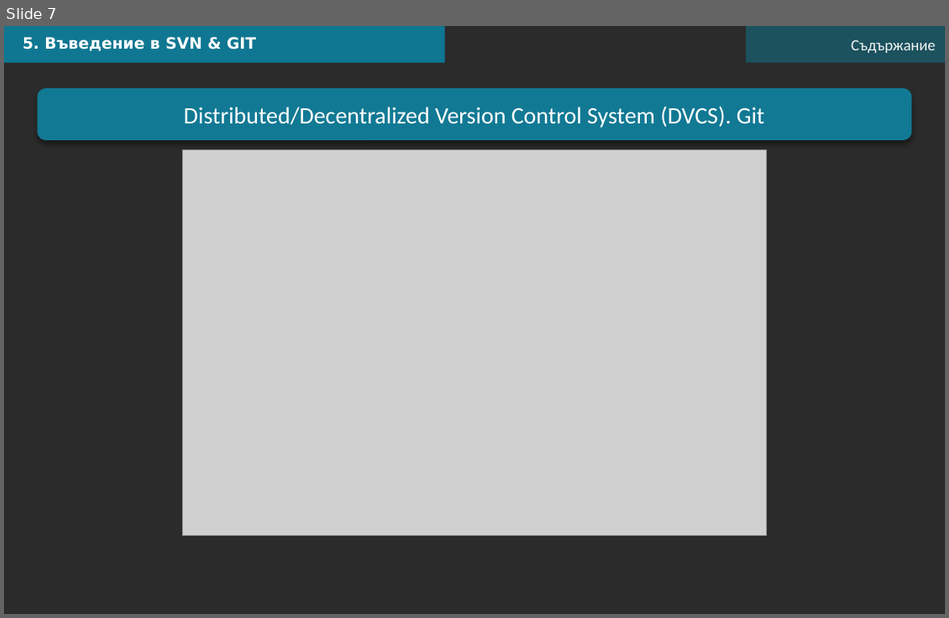
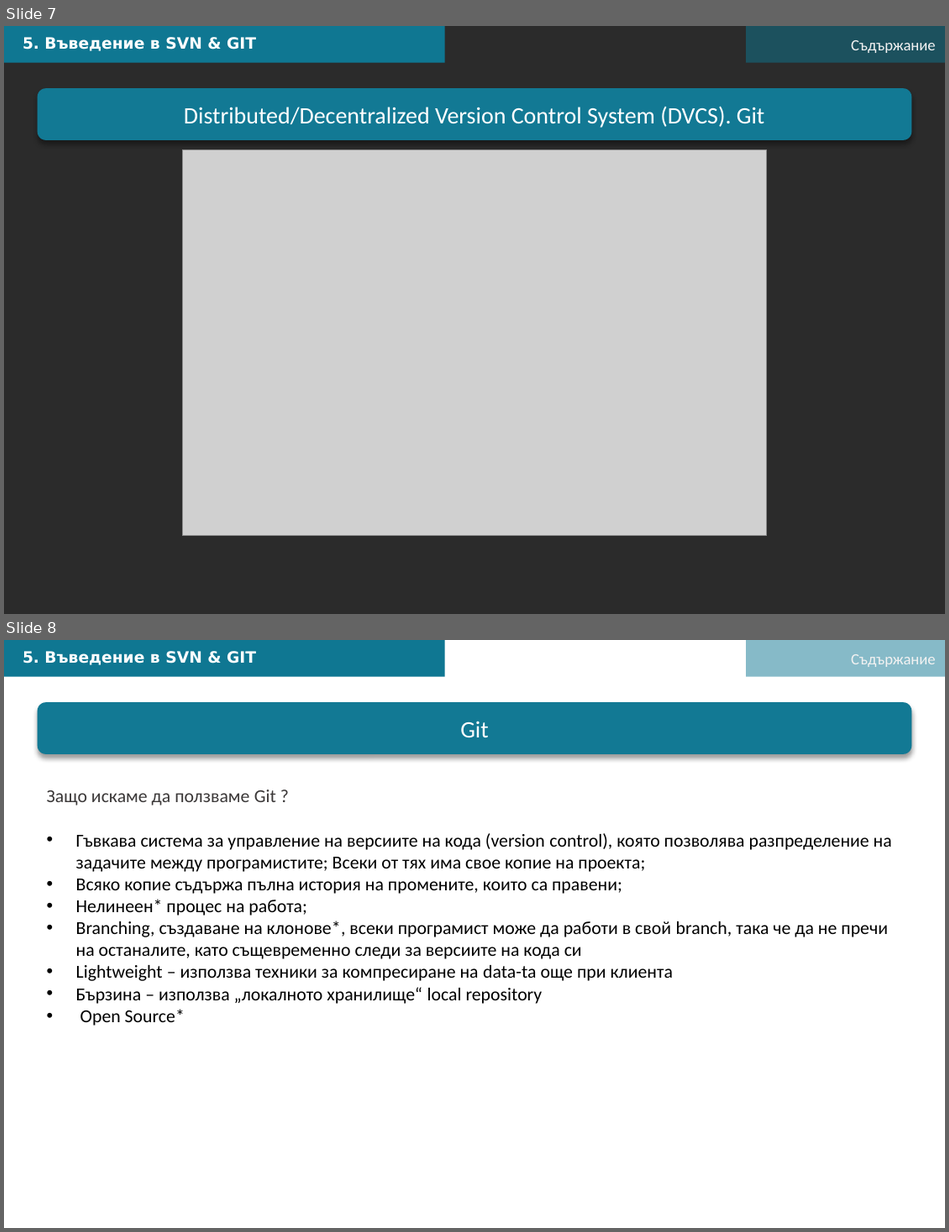
Before and after one commit to DNinev/swiftFE_v1, a slide deck: L4/FE-L4-May-08.pptx. Shown one above the other, each under a label of ours: slide 7 before the commit, slides 7 and 8 after it. The pictures are 949x618 and 949x1232 pixels, drawn with LibreOffice and Linux fonts; fonts in the diff are those of the drawing; grey boxes stand for pictures; background and template pictures are left out; a plain dark background stands for a picture behind light text. Boxes give left, top, right and bottom in pixels: in the first picture for what was removed or moved away, otherwise in the second. Text is boxed around its words. In the diff, an @@ line names an element or a change of style, - is before the commit and + after.

```diff
--- a/L4/FE-L4-May-08.pptx
+++ b/L4/FE-L4-May-08.pptx
@@ slide 8 added at box(4, 640, 945, 1228), background picture (left out) @@
@@ rectangle added at box(4, 640, 445, 677), fill #0F7792 @@
@@ text added at box(22, 651, 256, 665), 12 pt, text #FFFFFF, bold @@
+5. Въведение в SVN & GIT
@@ rectangle added at box(747, 640, 945, 677), fill #0F7792 at 50% opacity @@
@@ text added at box(851, 654, 936, 667), 12 pt, text #F2F2F2 @@
+Съдържание
@@ rounded rectangle added at box(37, 702, 911, 754), fill #127994, 18 pt, text #FFFFFF @@
+Git
@@ text added at box(47, 790, 892, 1026), 14 pt, text #000000 @@
+Защо искаме да ползваме Git ?
+• Гъвкава система за управление на версиите на кода (version control), която позволява разпределение на задачите между програмистите; Всеки от тях има свое копие на проекта;
+• Всяко копие съдържа пълна история на промените, които са правени;
+• Нелинеен* процес на работа;
+• Branching, създаване на клонове*, всеки програмист може да работи в свой branch, така че да не пречи на останалите, като същевременно следи за версиите на кода си
+• Lightweight – използва техники за компресиране на data-ta още при клиента
+• Бързина – използва „локалното хранилище“ local repository
+• Оpen Source*
```
Also in this commit, not shown: 1 slide changed, 1 other slide added.
